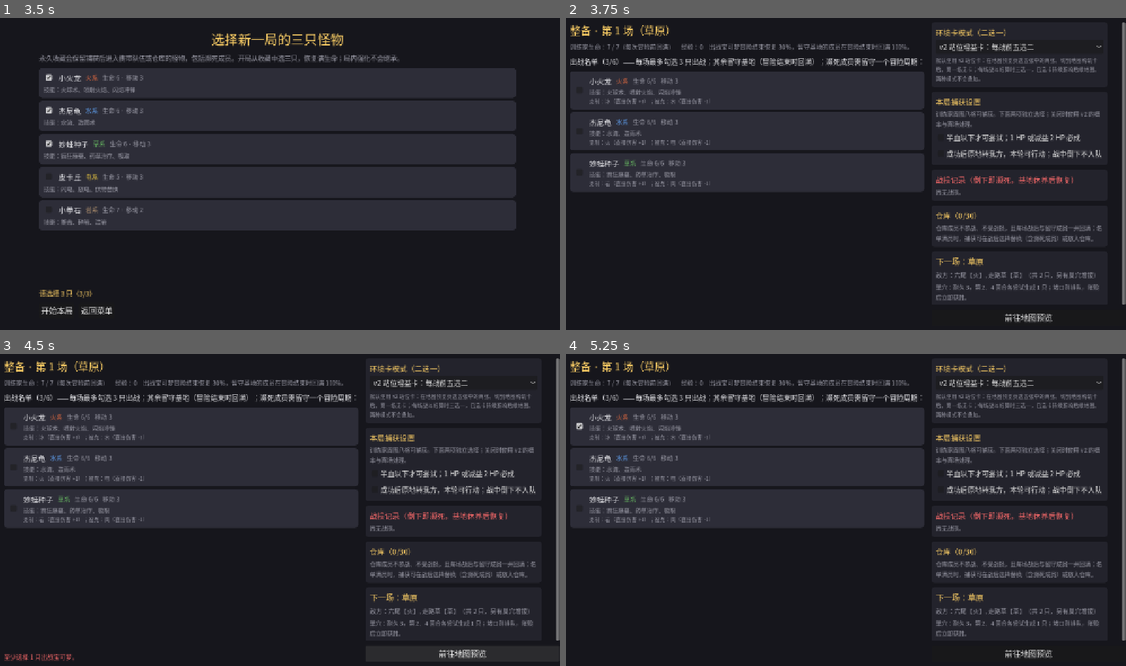
Above: before the commit, frames 1-4 (two rows, left to right).
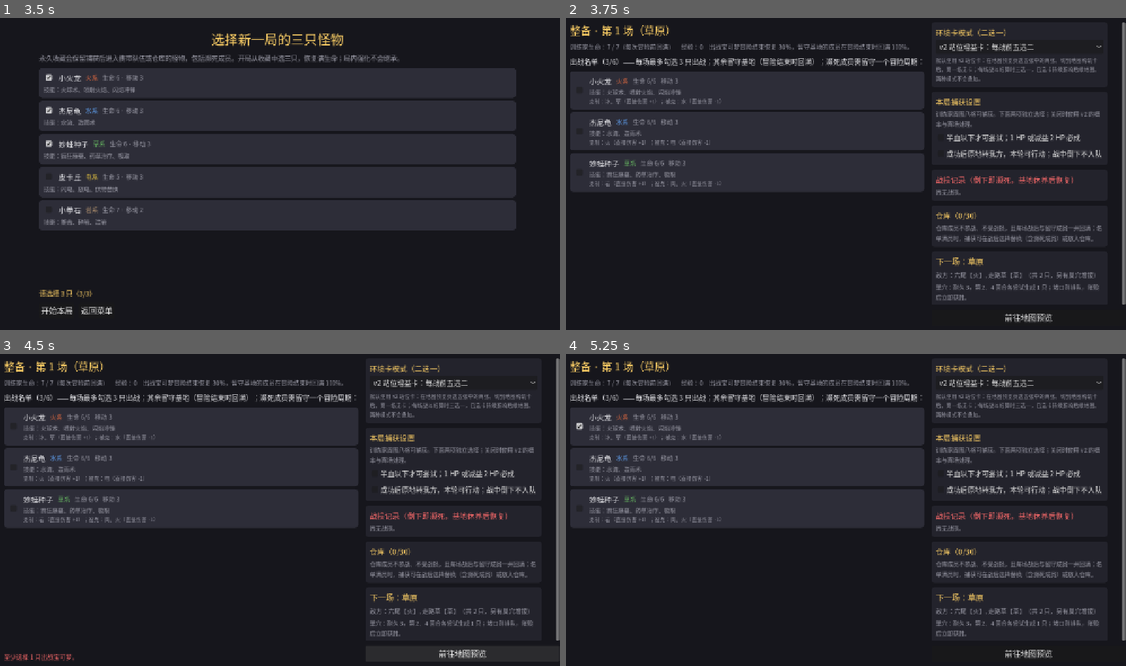
Above: after the commit, the same moments.

Repository: fengchejun/pokemon_chess_roguelike
Game: Godot game, scene res://scenes/main.tscn
Two runs of this game, one before a commit and one after it. Both use one fixed random seed, a clock stepped at 60 frames per second and the inputs below.
Inputs (mouse positions are in pixels of both pictures, inside the frame that each line leads up to):
- Up to frame 1 (3.5 s): click "新的一局" at 0.5 s; click (50, 77) at 1.25 s; click (50, 111) at 2 s; click (50, 142) at 2.75 s
- Up to frame 2 (3.75 s): click "开始本局" at 3.5 s
- Up to frame 3 (4.5 s): click "前往地图预览" at 4.25 s
- Up to frame 4 (5.25 s): click (577, 425) at 5 s

Frame 1 is identical in both runs. In frame 2, 0.2% of the frame differs, in the area x 7-28%, y 25-55%; in frame 3, 0.2%; in frame 4, 0.2%.

Commit message:
Apply fire advantage against grass to shared damage rules

Diff:
--- a/scripts/data/elements.gd
+++ b/scripts/data/elements.gd
@@ -1,7 +1,7 @@
 class_name Elements
 extends RefCounted
 
-## 七属性克制环：风 → 草 → 岩 → 电 → 水 → 火 → 冰 → 风。
+## 七属性主环：风 → 草 → 岩 → 电 → 水 → 火 → 冰 → 风；额外火克草。
 
 const LIST := ["wind", "grass", "rock", "electric", "water", "fire", "ice"]
 
@@ -37,22 +37,22 @@
 }
 
 const BEATS := {
-	"wind": "grass",
-	"grass": "rock",
-	"rock": "electric",
-	"electric": "water",
-	"water": "fire",
-	"fire": "ice",
-	"ice": "wind",
+	"wind": ["grass"],
+	"grass": ["rock"],
+	"rock": ["electric"],
+	"electric": ["water"],
+	"water": ["fire"],
+	"fire": ["ice", "grass"],
+	"ice": ["wind"],
 }
 
 
 static func modifier(attacker: String, defender: String) -> int:
 	if attacker == "" or defender == "" or not BEATS.has(attacker) or not BEATS.has(defender):
 		return 0
-	if BEATS[attacker] == defender:
+	if BEATS[attacker].has(defender):
 		return 1
-	if BEATS[defender] == attacker:
+	if BEATS[defender].has(attacker):
 		return -1
 	return 0
 
@@ -64,13 +64,14 @@
 static func counter_hint(element: String) -> String:
 	if not BEATS.has(element):
 		return "无属性克制"
-	var prey := String(BEATS[element])
-	var predator := ""
-	for attacker in BEATS:
-		if String(BEATS[attacker]) == element:
-			predator = String(attacker)
-			break
-	return "克制：%s（直接伤害 +1）；被克：%s（直接伤害 -1）" % [name_of(prey), name_of(predator)]
+	var prey_names: PackedStringArray = []
+	var predator_names: PackedStringArray = []
+	for prey in BEATS[element]:
+		prey_names.append(name_of(String(prey)))
+	for attacker in LIST:
+		if BEATS[attacker].has(element):
+			predator_names.append(name_of(attacker))
+	return "克制：%s（直接伤害 +1）；被克：%s（直接伤害 -1）" % ["、".join(prey_names), "、".join(predator_names)]
 
 
 static func color_of(element: String) -> Color:
@@ -85,5 +86,6 @@
 static func counter_pairs() -> Array:
 	var pairs: Array = []
 	for attacker in LIST:
-		pairs.append([attacker, BEATS[attacker]])
+		for defender in BEATS[attacker]:
+			pairs.append([attacker, defender])
 	return pairs
--- a/scripts/rules/battle_state.gd
+++ b/scripts/rules/battle_state.gd
@@ -295,9 +295,11 @@
 		return {"amount": 0, "killed": false}
 	var amount := base
 	var is_lethal_check := true
+	var matchup_modifier := 0
 	if not bool(opts.get("no_element", false)):
 		var skill_element: String = opts.get("element", "")
-		amount = maxi(1, amount + Elements.modifier(skill_element, target.element))
+		matchup_modifier = Elements.modifier(skill_element, target.element)
+		amount = maxi(1, amount + matchup_modifier)
 		if skill_element == "fire" and int(effects.get("fire_bonus", 0)) > 0:
 			if source != null and source.side == "player":
 				amount += int(effects["fire_bonus"])
@@ -323,7 +325,12 @@
 	var previous_hp := target.hp
 	target.hp -= amount
 	var source_name := source.display_name if source != null else "环境"
-	log_event("%s 对 %s 造成 %d 伤害。" % [source_name, target.display_name, amount])
+	var matchup_text := ""
+	if matchup_modifier > 0:
+		matchup_text = "（属性克制 +1）"
+	elif matchup_modifier < 0:
+		matchup_text = "（属性逆克制 -1；最低 1 伤）"
+	log_event("%s 对 %s 造成 %d 伤害%s。" % [source_name, target.display_name, amount, matchup_text])
 	var killed := false
 	if target.is_trainer and target.hp <= 0:
 		target.hp = 1
--- a/scripts/ui/menu_screen.gd
+++ b/scripts/ui/menu_screen.gd
@@ -4,7 +4,7 @@
 var help_box: PanelContainer = null
 
 const HELP_TEXT := "流程：编成（出战名单 6 只、每场勾选 1 至 3 只作战）→ 地图预览与改造（默认 2 次）→ 战斗 → 战后结算 → 下一场。\n" \
-	+ "属性克制：风→草→岩→电→水→火→冰→风；克制 +1、逆克制 −1（最低 1），只作用于直接伤害。\n" \
+	+ "属性克制：风→草→岩→电→水→火→冰→风，另有火→草；克制 +1、逆克制 −1（最低 1），只作用于直接伤害。\n" \
 	+ "地形：浅水在回合末赋予浸湿；草丛和藤蔓可被点燃；易碎地面塌陷成为深坑。深水与深坑被推入会倒下；障碍耐久 2。\n" \
 	+ "行动：每只宝可梦每回合 1 次移动 + 1 次技能；训练家每回合 1 次捕获。第 %d 回合结束后野生逃离。\n" \
 	+ "环境卡：整备页二选一。默认 v2 站位卡在地图预览时选五选二；地图构筑卡在战后选一张，持续改变后续地图生成倾向。\n" \
--- a/tests/cases/t02_skills.gd
+++ b/tests/cases/t02_skills.gd
@@ -30,7 +30,7 @@
 	var result := SkillResolver.apply(state, fire, "fire_seed", entry, false)
 	t.check(bool(result["ok"]), "火种施放成功")
 	var wild := state.unit_by_uid(100)
-	t.eq(wild.hp, SpeciesDB.hp_of("grass_wild1") - 2, "旧技能 ID 在七系克制环下不再火克草")
+	t.eq(wild.hp, SpeciesDB.hp_of("grass_wild1") - 3, "旧技能中心命中草系：基础 2 + 火克草 1")
 	t.eq(wild.burn_ticks, Balance.BURN_TICKS, "命中附加灼烧")
 
 
@@ -44,7 +44,7 @@
 	t.check(bool(result["ok"]), "火种打空施放成功")
 	t.eq(result["hits"].size(), 1, "溅射命中 1 个单位")
 	var wild := state.unit_by_uid(100)
-	t.eq(wild.hp, SpeciesDB.hp_of("grass_wild1") - 1, "旧技能溅射在七系克制环下为 1 伤")
+	t.eq(wild.hp, SpeciesDB.hp_of("grass_wild1") - 2, "旧技能溅射草系：基础 1 + 火克草 1")
 	t.eq(wild.burn_ticks, 0, "溅射不附加灼烧")
 
 
@@ -234,8 +234,8 @@
 
 
 func _t_attr_modifier(t: TestContext) -> void:
-	t.eq(Elements.modifier("fire", "grass"), 0, "七系环中火与草不直接克制")
-	t.eq(Elements.modifier("grass", "fire"), 0, "七系环中草与火不直接克制")
+	t.eq(Elements.modifier("fire", "grass"), 1, "新增火克草 +1")
+	t.eq(Elements.modifier("grass", "fire"), -1, "草攻火逆克制 -1")
 	t.eq(Elements.modifier("fire", "ice"), 1, "火克冰 +1")
 	t.eq(Elements.modifier("rock", "electric"), 1, "岩克电 +1")
 	t.eq(Elements.modifier("electric", "water"), 1, "电克水 +1")
--- a/tests/cases/t11_cards.gd
+++ b/tests/cases/t11_cards.gd
@@ -88,12 +88,12 @@
 	var fire := state3.unit_by_uid(1)
 	fire.cell = Vector2i(0, 3)
 	SkillResolver.apply(state3, fire, "fire_seed", {"type": "cell", "cell": Vector2i(4, 3)}, false)
-	t.eq(state3.unit_by_uid(100).hp, SpeciesDB.hp_of("grass_wild1") - 3, "密林：草丛中的我方单位伤害 +1（2+1=3）")
+	t.eq(state3.unit_by_uid(100).hp, SpeciesDB.hp_of("grass_wild1") - 4, "密林：火种 2 + 火克草 1 + 草丛增伤 1")
 	var state4 := TestScenario.make_state(["fire_starter"], [["grass_wild1", Vector2i(4, 3)]], [], effects)
 	var fire4 := state4.unit_by_uid(1)
 	fire4.cell = Vector2i(0, 3)
 	SkillResolver.apply(state4, fire4, "fire_seed", {"type": "cell", "cell": Vector2i(4, 3)}, false)
-	t.eq(state4.unit_by_uid(100).hp, SpeciesDB.hp_of("grass_wild1") - 2, "密林：不在草丛时无 +1")
+	t.eq(state4.unit_by_uid(100).hp, SpeciesDB.hp_of("grass_wild1") - 3, "密林：不在草丛时只有火克草 +1")
 	# 敌方站在草丛中不享受增益
 	var terrain5 := TestScenario.with_cells(TestScenario.plain_terrain(), [
 		[Vector2i(0, 3), TerrainDB.GRASS],
--- a/tests/cases/t13_legacy_skills.gd
+++ b/tests/cases/t13_legacy_skills.gd
@@ -10,6 +10,7 @@
 	_water(t)
 	_electric(t)
 	_grass_ice_wind(t)
+	_matchup_damage(t)
 	_ice_slide(t)
 	t.finish()
 
@@ -101,3 +102,37 @@
 	t.eq(fire.last_move_direction, Vector2i(1, 0), "记录最后位移方向")
 	state.settle_round()
 	t.eq(fire.hp, 0, "冰面结算滑入深坑立即倒下")
+
+
+func _matchup_damage(t: TestContext) -> void:
+	var grass := TestScenario.make_state(["fire_starter"], [["grass_wild1", Vector2i(4, 3)]])
+	grass.unit_by_uid(1).cell = Vector2i(0, 3)
+	var grass_entry := {"type": "cell", "cell": Vector2i(4, 3)}
+	var grass_preview := grass.preview_skill(grass.unit_by_uid(1), "fire_burst", grass_entry)
+	t.eq(int(grass_preview["hits"][0]["damage"]), 3, "火球预览草系中心为 3 伤")
+	var grass_result := SkillResolver.apply(grass, grass.unit_by_uid(1), "fire_burst", grass_entry, false)
+	t.eq(int(grass_result["hits"][0]["damage"]), 3, "旧版火球术命中草系：基础 2 + 火克草 1")
+	t.eq(int(grass_result["hits"][0]["modifier"]), 1, "火克草修正进入命中数据")
+	var fire := TestScenario.make_state(["fire_starter"], [["ice_wild1", Vector2i(4, 3)]])
+	fire.unit_by_uid(1).cell = Vector2i(0, 3)
+	var fire_result := SkillResolver.apply(fire, fire.unit_by_uid(1), "fire_burst", {"type": "cell", "cell": Vector2i(4, 3)}, false)
+	t.eq(int(fire_result["hits"][0]["damage"]), 3, "火球术打冰系：基础 2 + 克制 1")
+	t.eq(int(fire_result["hits"][0]["modifier"]), 1, "火球命中数据标注克制 +1")
+	t.check(fire.events.any(func(line: String) -> bool: return line.contains("属性克制 +1")), "战斗日志明确写出克制修正")
+	var water := TestScenario.make_state(["water_starter"], [["fire_wild1", Vector2i(4, 3)]])
+	water.unit_by_uid(1).cell = Vector2i(0, 3)
+	var water_result := SkillResolver.apply(water, water.unit_by_uid(1), "water_flow", {"type": "cell", "cell": Vector2i(4, 3)}, false)
+	t.eq(int(water_result["hits"][0]["damage"]), 2, "水流打火系：基础 1 + 克制 1")
+	var rock := TestScenario.make_state(["rock_starter"], [["electric_wild1", Vector2i(5, 4)]])
+	rock.unit_by_uid(1).cell = Vector2i(4, 4)
+	var push_result := SkillResolver.apply(rock, rock.unit_by_uid(1), "rock_push", {"type": "unit", "unit": 100, "cell": Vector2i(5, 4)}, false)
+	t.eq(int(push_result["hits"][0]["damage"]), 3, "推击打电系：基础 2 + 克制 1")
+	var inverse := TestScenario.make_state(["fire_starter"], [["water_wild1", Vector2i(4, 3)]])
+	inverse.unit_by_uid(1).cell = Vector2i(0, 3)
+	var inverse_result := SkillResolver.apply(inverse, inverse.unit_by_uid(1), "fire_burst", {"type": "cell", "cell": Vector2i(4, 3)}, false)
+	t.eq(int(inverse_result["hits"][0]["damage"]), 1, "火球术打水系：基础 2 - 逆克制 1")
+	t.eq(int(inverse_result["hits"][0]["modifier"]), -1, "逆克制标记进入预览数据")
+	var enemy := TestScenario.make_state(["water_starter"], [["fire_wild1", Vector2i(4, 3)]])
+	enemy.unit_by_uid(1).cell = Vector2i(2, 3)
+	var enemy_result := SkillResolver.apply(enemy, enemy.unit_by_uid(100), "fire_burst", {"type": "cell", "cell": Vector2i(2, 3)}, false)
+	t.eq(int(enemy_result["hits"][0]["damage"]), 1, "敌方旧版火球也遵守火打水 -1")
--- a/tests/cases/t14_collection_growth.gd
+++ b/tests/cases/t14_collection_growth.gd
@@ -81,6 +81,8 @@
 	focused.take_upgrade("team_move")
 	t.eq(focused.build_deploy_units([1])[1].move_points, SpeciesDB.move_of("fire_starter") + 1, "机动训练改变实际出战移动力")
 	t.eq(Elements.counter_hint("ice").contains("火"), true, "单位界面可显示冰被火克制")
+	t.check(Elements.counter_hint("fire").contains("冰、草"), "火系详情列出两个优势属性")
+	t.check(Elements.counter_hint("grass").contains("风、火"), "草系详情列出两个弱点")
 	var fire := TestScenario.make_state(["fire_starter"], [["rock_wild1", Vector2i(3, 2)]], [], {}, {"fireball_damage": 1})
 	fire.unit_by_uid(1).cell = Vector2i(0, 2)
 	var fire_hit := SkillResolver.apply(fire, fire.unit_by_uid(1), "fire_burst", {"type": "cell", "cell": Vector2i(3, 2)}, false)
Not shown, changed: README.md
Not shown, changed: docs/实现说明.md
Not shown, changed: docs/当前规则索引.md
